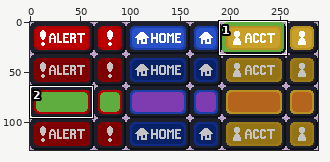
Pixel-art file -- res/aseprite/ButtonsX32.aseprite. Above, an overview of the earlier version with the close-up marked.
Close-up. Before the edit:
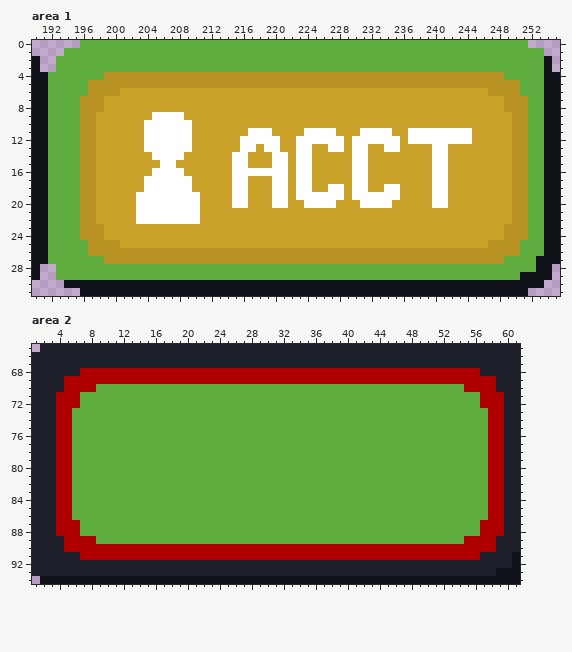
288x128 pixels, 1 frame. Shown: area 1: x 190..255, y 0..31; area 2: x 1..61, y 65..94. The commit also changed other parts of the picture, which this record leaves out.
Once edited:
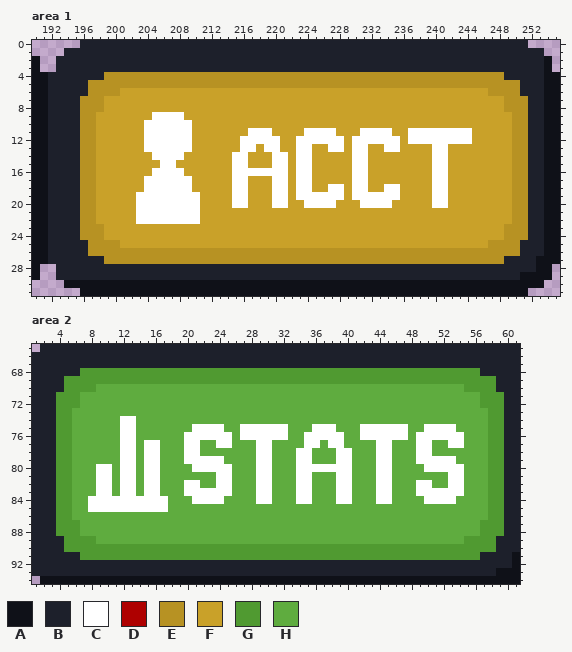
Palette (. is transparent): A #0f1118  B #1d202b  C #ffffff  D #ae0000  E #b79223  F #c9a129  G #509a31  H #5fac3f
Difference:
Changed rows in their new state; - is an unchanged pixel.
Area 1, layer "Layer 1":
first column x 192:
 0 ----BBBBBBBBBBBBBBBBBBBBBBBBBBBBBBBBBBBBBBBBBBBBBBBBBBBBBBBB--
 1 --BBBBBBBBBBBBBBBBBBBBBBBBBBBBBBBBBBBBBBBBBBBBBBBBBBBBBBBBBBBB
 2 -BBBBBBBBBBBBBBBBBBBBBBBBBBBBBBBBBBBBBBBBBBBBBBBBBBBBBBBBBBBBB
 3 -BBBBBBBBBBBBBBBBBBBBBBBBBBBBBBBBBBBBBBBBBBBBBBBBBBBBBBBBBBBBB
 4 BBBBBBB--------------------------------------------------BBBBB
 5 BBBBB------------------------------------------------------BBB
 6 BBBBB------------------------------------------------------BBB
 7 BBBB--------------------------------------------------------BB
 8 BBBB--------------------------------------------------------BB
 9 BBBB--------------------------------------------------------BB
10 BBBB--------------------------------------------------------BB
11 BBBB--------------------------------------------------------BB
12 BBBB--------------------------------------------------------BB
13 BBBB--------------------------------------------------------BB
14 BBBB--------------------------------------------------------BB
15 BBBB--------------------------------------------------------BB
16 BBBB--------------------------------------------------------BB
17 BBBB--------------------------------------------------------BB
18 BBBB--------------------------------------------------------BB
19 BBBB--------------------------------------------------------BB
20 BBBB--------------------------------------------------------BB
21 BBBB--------------------------------------------------------BB
22 BBBB--------------------------------------------------------BB
23 BBBB--------------------------------------------------------BB
24 BBBB--------------------------------------------------------BB
25 BBBBB------------------------------------------------------BBB
26 BBBBB------------------------------------------------------BBB
27 BBBBBBB--------------------------------------------------BBBB-
28 -BBBBBBBBBBBBBBBBBBBBBBBBBBBBBBBBBBBBBBBBBBBBBBBBBBBBBBBBBBBB-
29 -BBBBBBBBBBBBBBBBBBBBBBBBBBBBBBBBBBBBBBBBBBBBBBBBBBBBBBBBBB---
Area 2, layer "Layer 1":
first column x 4:
68 ---GGGGGGGGGGGGGGGGGGGGGGGGGGGGGGGGGGGGGGGGGGGGGGGGGG---
69 -GGGGGGGGGGGGGGGGGGGGGGGGGGGGGGGGGGGGGGGGGGGGGGGGGGGGGG-
70 -GGGG----------------------------------------------GGGG-
71 GGG--------------------------------------------------GGG
72 GGG--------------------------------------------------GGG
73 GG----------------------------------------------------GG
74 GG------CC--------------------------------------------GG
75 GG------CC-------CCCC--CCCCCC---CCC---CCCCCC--CCCC----GG
76 GG------CC------CCCCCC-CCCCCC--CCCCC--CCCCCC-CCCCCC---GG
77 GG------CC-CC---CC--CC---CC----CC-CC----CC---CC--CC---GG
78 GG------CC-CC---CC-------CC---CC---CC---CC---CC-------GG
79 GG------CC-CC---CCCCC----CC---CC---CC---CC---CCCCC----GG
80 GG---CC-CC-CC----CCCCC---CC---CCCCCCC---CC----CCCCC---GG
81 GG---CC-CC-CC-------CC---CC---CC---CC---CC-------CC---GG
82 GG---CC-CC-CC---CC--CC---CC---CC---CC---CC---CC--CC---GG
83 GG---CC-CC-CC---CCCCCC---CC---CC---CC---CC---CCCCCC---GG
84 GG--CCCCCCCCCC---CCCC----CC---CC---CC---CC----CCCC----GG
85 GG--CCCCCCCCCC----------------------------------------GG
86 GG----------------------------------------------------GG
87 GGG--------------------------------------------------GGG
88 GGG--------------------------------------------------GGG
89 -GGGG----------------------------------------------GGGG-
90 -GGGGGGGGGGGGGGGGGGGGGGGGGGGGGGGGGGGGGGGGGGGGGGGGGGGGGG-
91 ---GGGGGGGGGGGGGGGGGGGGGGGGGGGGGGGGGGGGGGGGGGGGGGGGGG---
Where, in picture pixels (left, top, right, bottom), the same in both close-ups:
changed: (48, 40, 544, 280)
changed: (56, 368, 504, 560)
